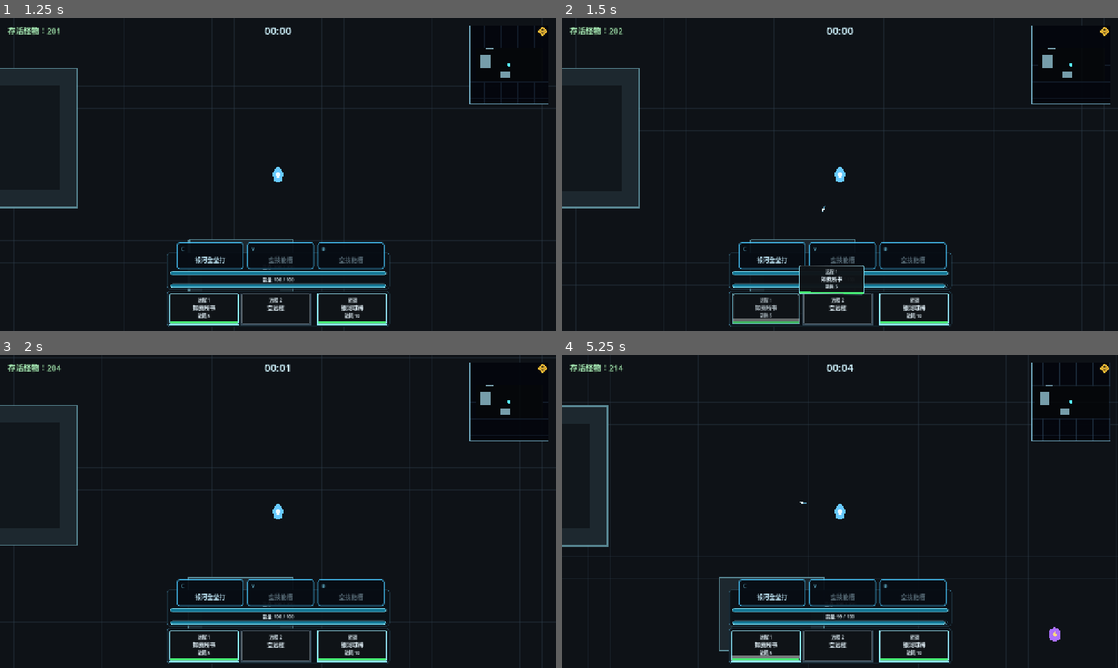
Above: before the commit, frames 1-4 (two rows, left to right).
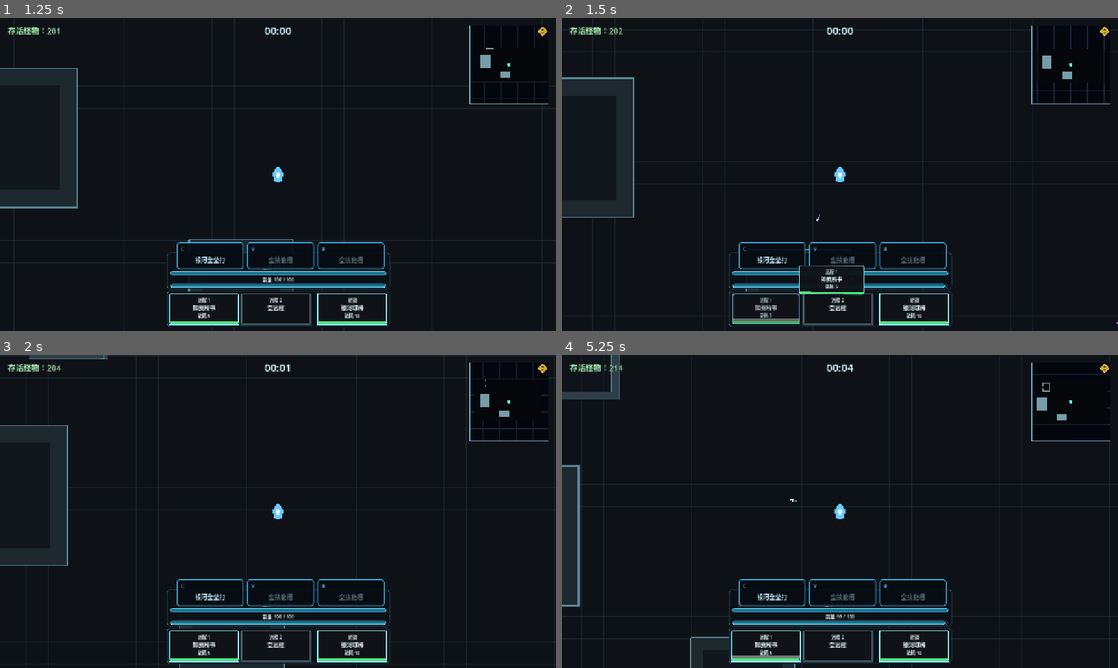
Above: after the commit, the same moments.

Repository: LisBam/StarHacker
Game: Godot game, scene res://scenes/ui/main_menu.tscn
The game is run twice, just before and just after one commit, with the same random seed, the same clock (stepped at 60 frames per second) and the same inputs.
Inputs (mouse positions are in pixels of both pictures, inside the frame that each line leads up to):
- Up to frame 1 (1.25 s): click "骇入" at 0.5 s
- Up to frame 2 (1.5 s): tap Enter at 1.25 s; drag from (767, 309) to (856, 174) at 1.27 s
- Up to frame 3 (2 s): no input
- Up to frame 4 (5.25 s): drag from (840, 646) to (856, 511) at 2.02 s; tap Space (dodge) at 2.75, 2.85 s; move the mouse to (912, 646) at 2.77 s; hold D (move_right) 2.78-3.5 s; click (912, 646) at 2.92 s; drag from (812, 574) to (673, 464) at 3.52 s; move the mouse to (1006, 558) at 4.27 s; hold A (move_left) 4.28-5 s; tap Shift (sprint) at 4.35 s; drag from (673, 464) to (756, 433) at 5.02 s

Frame 1 is identical in both runs. In frame 2, 0.9% of the frame differs, in the area x 0-100%, y 2-98%; in frame 3, 1.0%; in frame 4, 1.8%, in the area x 0-100%, y 0-100%.

Commit message:
1.调整前坐力与后坐力为像素位移语义   2.调整玩家外部速度累计上限   3.完善武器坐力单位显示   4.完善武器坐力机制文档

Diff:
--- a/scripts/data/weapon_data.gd
+++ b/scripts/data/weapon_data.gd
@@ -64,7 +64,7 @@
 		has_recoil = value_enabled
 		if has_recoil:
 			has_front_recoil = false
-## 武器后坐力；取值建议大于等于 0，默认 0 表示不推动使用者，只有 has_recoil 为 true 时参与战斗、显示与强化结算。
+## 武器后坐力；单位为单次无碰撞理论反向位移像素，1 点对应 1 像素，默认 0 表示不推动使用者，只有 has_recoil 为 true 时参与战斗、显示与强化结算。
 @export_range(0.0, 3000.0, 1.0, "or_greater") var recoil_force: float = 0.0
 ## 是否具有前坐力属性；默认 false，启用时自动关闭后坐力，保证一把武器至多拥有一种坐力属性。
 @export var has_front_recoil: bool = false:
@@ -72,7 +72,7 @@
 		has_front_recoil = value_enabled
 		if has_front_recoil:
 			has_recoil = false
-## 武器前坐力；取值建议大于等于 0，默认 0 表示不向攻击方向推动使用者，只有 has_front_recoil 为 true 时参与战斗、显示与强化结算。
+## 武器前坐力；单位为单次无碰撞理论正向位移像素，1 点对应 1 像素，默认 0 表示不向攻击方向推动使用者，只有 has_front_recoil 为 true 时参与战斗、显示与强化结算。
 @export_range(0.0, 3000.0, 1.0, "or_greater") var front_recoil_force: float = 0.0
 ## 武器冲击力；取值建议大于等于 0，默认 0 表示不造成击退，命中目标时会按目标韧性折算控制效果。
 @export_range(0.0, 5000.0, 1.0, "or_greater") var impact_force: float = 0.0
--- a/scripts/player/player_controller.gd
+++ b/scripts/player/player_controller.gd
@@ -37,10 +37,10 @@
 @export_range(1.0, 1200.0, 1.0, "or_greater") var dodge_distance: float = 140.0
 ## 闪避持续时间；取值建议 0.05 到 0.5 秒，默认 0.16 秒，运行时修改会影响突进速度和无敌等后续扩展窗口。
 @export_range(0.01, 2.0, 0.01) var dodge_duration: float = 0.16
-## 击退速度衰减；取值建议大于 0，默认 1800 像素每秒平方，修改会影响后坐力和受击击退持续时间。
+## 击退速度衰减；取值建议大于 0，默认 1800 像素每秒平方，修改会影响武器坐力的初速度换算以及所有外部速度的持续时间。
 @export_range(1.0, 12000.0, 1.0, "or_greater") var knockback_decay: float = 1800.0
-## 外部击退最大累计速度；默认 720 像素每秒，限制高射速武器连续后坐力不会无限叠加并长期压住移动输入。
-@export_range(1.0, 6000.0, 1.0, "or_greater") var max_accumulated_knockback_speed: float = 720.0
+## 外部击退最大累计速度；默认 3600 像素每秒，可完整容纳 3000 点武器坐力按默认衰减换算出的单次初速度，同时限制连续攻击与受击无限叠加。
+@export_range(1.0, 12000.0, 1.0, "or_greater") var max_accumulated_knockback_speed: float = 3600.0
 ## 射击震动后坐力倍率；取值建议 0 到 0.1，默认 0.035 会让高后坐力武器产生更强屏幕震动。
 @export_range(0.0, 1.0, 0.001) var fire_shake_per_recoil: float = 0.035
 ## 受伤震动伤害倍率；取值建议 0 到 1，默认 0.16 会让高伤害受击产生更强屏幕震动。
@@ -347,24 +347,33 @@
 	if weapon_data == null or attack_direction.is_zero_approx():
 		return
 
-	# 武器后坐力；取值来自武器资源 recoil_force，默认 0 表示不推动玩家。
+	# 武器后坐力；取值来自武器资源 recoil_force，单位为单次无碰撞理论位移像素，默认 0 表示不推动玩家。
 	var recoil_force: float = _get_weapon_recoil_force(weapon_data)
 	if recoil_force <= 0.0:
 		return
 
-	apply_knockback(-attack_direction.normalized(), recoil_force)
+	apply_knockback(-attack_direction.normalized(), _calculate_recoil_initial_speed(recoil_force))
 
 
 func _apply_weapon_front_recoil(weapon_data: Resource, attack_direction: Vector2) -> void:
 	if weapon_data == null or attack_direction.is_zero_approx():
 		return
 
-	# 武器前坐力；取值来自武器资源 front_recoil_force，默认 0 表示不把玩家推向攻击方向。
+	# 武器前坐力；取值来自武器资源 front_recoil_force，单位为单次无碰撞理论位移像素，默认 0 表示不把玩家推向攻击方向。
 	var front_recoil_force: float = _get_weapon_front_recoil_force(weapon_data)
 	if front_recoil_force <= 0.0:
 		return
 
-	apply_knockback(attack_direction.normalized(), front_recoil_force)
+	apply_knockback(attack_direction.normalized(), _calculate_recoil_initial_speed(front_recoil_force))
+
+
+func _calculate_recoil_initial_speed(recoil_distance: float) -> float:
+	## 把武器坐力的理论位移像素换算为匀减速初速度；返回值单位为像素/秒，供共享外部速度接口使用。
+	# 安全坐力距离；最低为 0 像素，异常负值不会产生反向或无效平方根。
+	var resolved_recoil_distance: float = maxf(recoil_distance, 0.0)
+	# 安全速度衰减；最低为 1 像素/秒²，与实际外部速度衰减使用相同保护值，修改会同步保持理论位移不变。
+	var resolved_knockback_decay: float = maxf(knockback_decay, 1.0)
+	return sqrt(2.0 * resolved_knockback_decay * resolved_recoil_distance)
 
 
 func _get_weapon_recoil_force(weapon_data: Resource) -> float:
--- a/scripts/ui/item_detail_formatter.gd
+++ b/scripts/ui/item_detail_formatter.gd
@@ -322,9 +322,9 @@
 	else:
 		_append_weapon_stat_line(detail_lines, item_resource, "melee_active_duration", 2, " 秒")
 	if bool(item_resource.get("has_recoil")):
-		_append_weapon_stat_line(detail_lines, item_resource, "recoil_force", 1)
+		_append_weapon_stat_line(detail_lines, item_resource, "recoil_force", 1, " 像素")
 	if bool(item_resource.get("has_front_recoil")):
-		_append_weapon_stat_line(detail_lines, item_resource, "front_recoil_force", 1)
+		_append_weapon_stat_line(detail_lines, item_resource, "front_recoil_force", 1, " 像素")
 	_append_weapon_stat_line(detail_lines, item_resource, "impact_force", 1)
 
 
Not shown, changed: docs/content_authoring.md
Not shown, changed: docs/扩展包内容.md
Not shown, changed: docs/游戏机制与玩法内容.md
